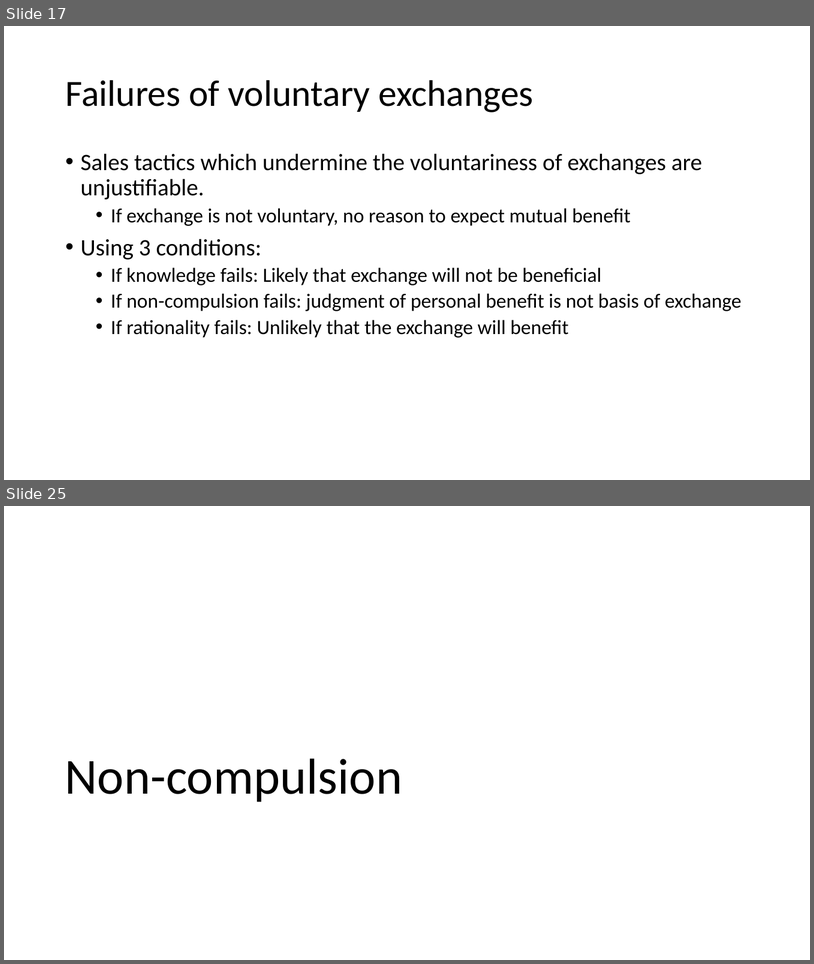
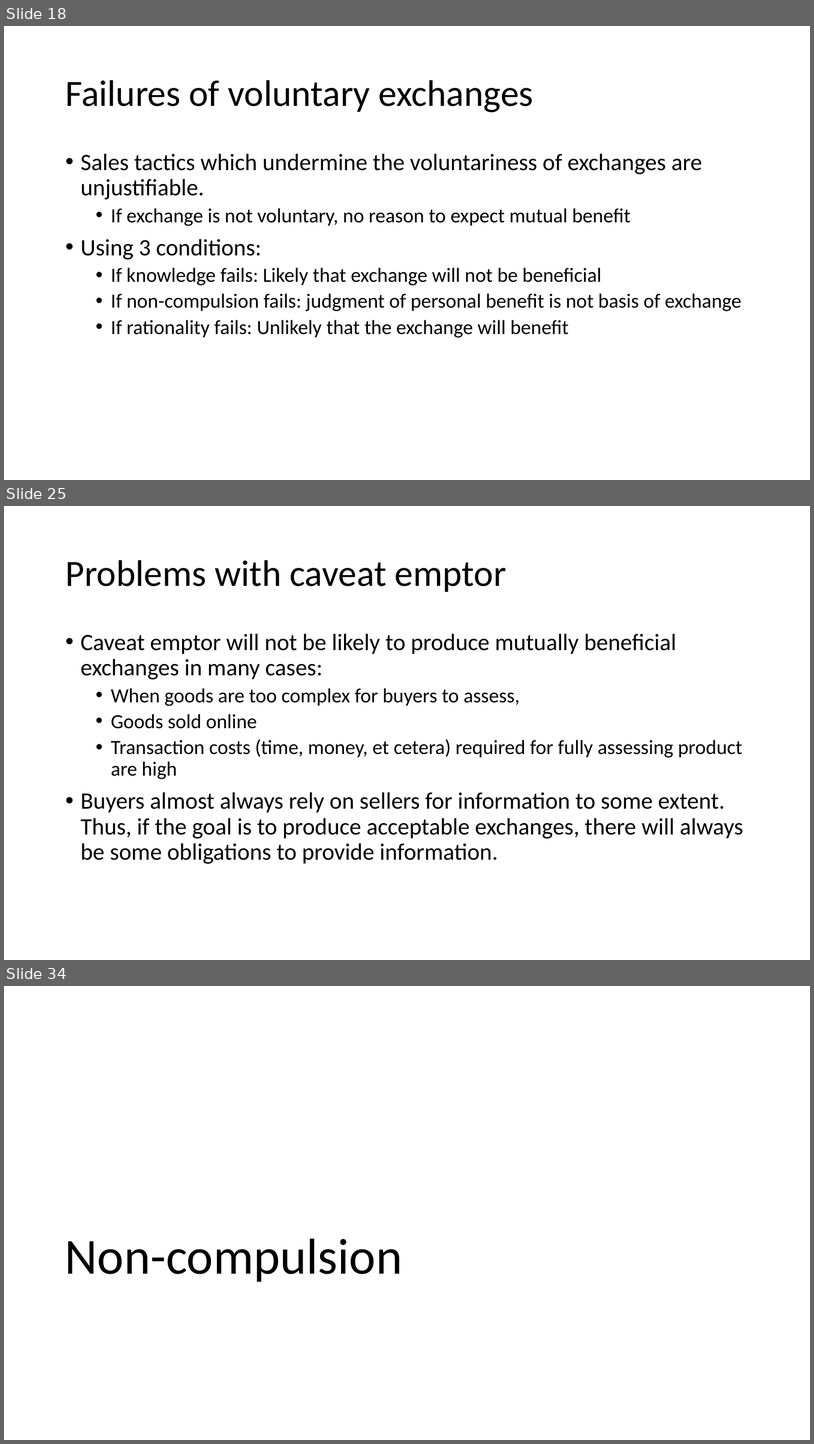
Before and after one commit to AdamSwenson/biz-ethics-docs, a slide deck: lectures/Sales.pptx. Shown one above the other, each under a label of ours: slides 17 and 25 before the commit, slides 18, 25 and 34 after it; the slides between them are not shown. The pictures are 814x964 and 814x1444 pixels, drawn with LibreOffice and Linux fonts; fonts in the diff are those of the drawing. Boxes give left, top, right and bottom in pixels: in the first picture for what was removed or moved away, otherwise in the second. Text is boxed around its words. In the diff, an @@ line names an element or a change of style, - is before the commit and + after.

```diff
--- a/lectures/Sales.pptx
+++ b/lectures/Sales.pptx
@@ slide 25 added at bbox=[4, 506, 810, 960], background #FFFFFF @@
@@ title added at bbox=[65, 560, 507, 592], 44 pt, text #000000 @@
+Problems with caveat emptor
@@ text added at bbox=[81, 633, 744, 864], 28 pt, text #000000 @@
+• Caveat emptor will not be likely to produce mutually beneficial exchanges in many cases:
+  • When goods are too complex for buyers to assess,
+  • Goods sold online
+  • Transaction costs (time, money, et cetera) required for fully assessing product are high
+• Buyers almost always rely on sellers for information to some extent. Thus, if the goal is to produce acceptable exchanges, there will always be some obligations to provide information.
@@ what was slide 17 is now slide 18 @@
@@ what was slide 25 is now slide 34 @@
```
Also in this commit, not shown: 9 slides changed, 9 other slides added, 1 slide removed, 4 other files.
